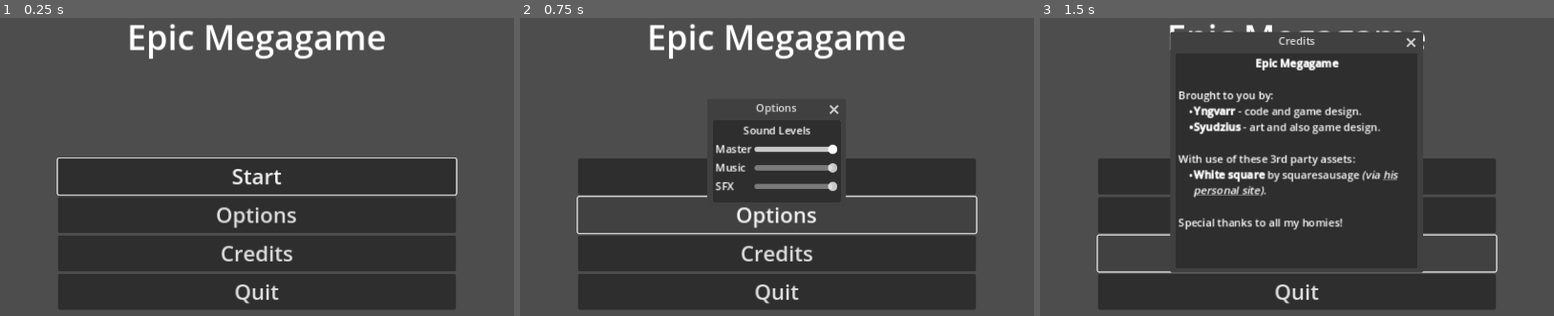
Above: before the commit, frames 1-3 (left to right).
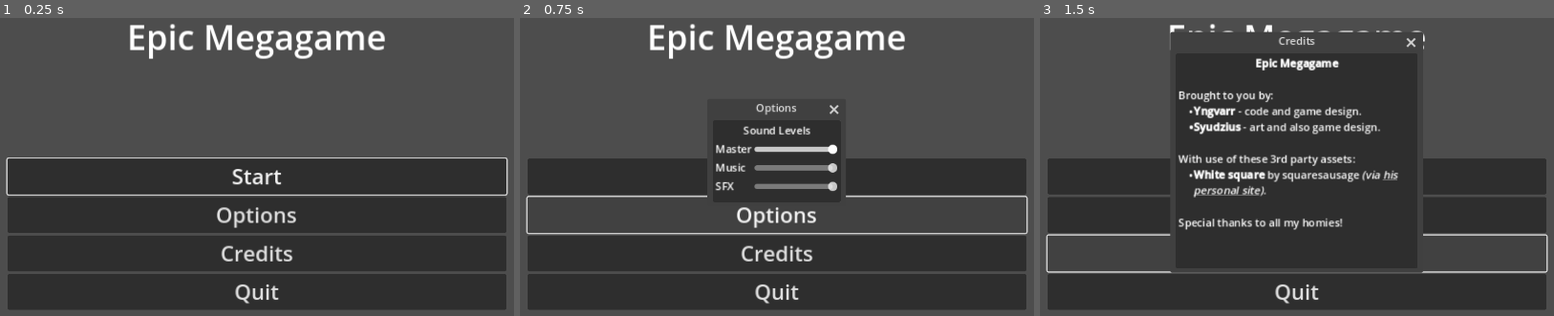
Above: after the commit, the same moments.

Repository: Yngwarr/godot4-template
Game: Godot game, scene res://scenes/MainMenu.tscn
Two runs of this game, one before a commit and one after it. Both use one fixed random seed, a clock stepped at 60 frames per second and the inputs below.
Inputs:
- Up to frame 1 (0.25 s): no input
- Up to frame 2 (0.75 s): click "Options" at 0.5 s
- Up to frame 3 (1.5 s): click "Credits" at 1.25 s

The runs differ from the first frame. In frame 1, 9.4% of the frame differs, in the area x 1-99%, y 46-98%; in frame 2, 7.4%; in frame 3, 7.4%.

Commit message:
added a Game Over screen; also re-layouted other screens because I can

Diff:
--- a/scenes/Game.tscn
+++ b/scenes/Game.tscn
@@ -10,6 +10,7 @@
 [ext_resource type="AudioStream" uid="uid://cd2hwotdnkao1" path="res://sfx/drum.wav" id="7_3ipul"]
 [ext_resource type="Script" path="res://src/Pause.gd" id="8_cpxey"]
 [ext_resource type="Texture2D" uid="uid://bmetb0g61y3bv" path="res://icon.svg" id="8_lyls7"]
+[ext_resource type="Script" path="res://src/GameOverScreen.gd" id="8_yj5hy"]
 
 [sub_resource type="ShaderMaterial" id="ShaderMaterial_v63bu"]
 shader = ExtResource("3_tg1ur")
@@ -19,6 +20,9 @@
 
 [sub_resource type="LabelSettings" id="LabelSettings_sgf64"]
 font_size = 52
+
+[sub_resource type="LabelSettings" id="LabelSettings_syoim"]
+font_size = 28
 
 [sub_resource type="Animation" id="Animation_s7kd2"]
 length = 0.001
@@ -116,7 +120,7 @@
 process_mode = 2
 visible = false
 script = ExtResource("2_xdcds")
-resume_button = NodePath("Menu/Resume")
+resume_button = NodePath("Container/MenuMargin/Menu/Resume")
 options_menu = NodePath("OptionsWindow")
 
 [node name="BackgroundBlur" type="TextureRect" parent="PauseMenu"]
@@ -128,45 +132,50 @@
 grow_vertical = 2
 texture = ExtResource("8_lyls7")
 
-[node name="Header" type="Label" parent="PauseMenu"]
-anchors_preset = 10
-anchor_right = 1.0
-offset_top = 100.0
-offset_bottom = 175.0
-grow_horizontal = 2
+[node name="Container" type="VBoxContainer" parent="PauseMenu"]
+anchors_preset = 15
+anchor_right = 1.0
+anchor_bottom = 1.0
+grow_horizontal = 2
+grow_vertical = 2
+
+[node name="TitleMargin" type="MarginContainer" parent="PauseMenu/Container"]
+layout_mode = 2
+theme_override_constants/margin_top = 100
+
+[node name="Title" type="Label" parent="PauseMenu/Container/TitleMargin"]
+layout_mode = 2
 text = "Paused"
 label_settings = SubResource("LabelSettings_sgf64")
 horizontal_alignment = 1
 
-[node name="Menu" type="VBoxContainer" parent="PauseMenu"]
-anchors_preset = 7
-anchor_left = 0.5
-anchor_top = 1.0
-anchor_right = 0.5
-anchor_bottom = 1.0
-offset_left = -300.0
-offset_top = -324.0
-offset_right = 300.0
-offset_bottom = -100.0
-grow_horizontal = 2
-grow_vertical = 0
-
-[node name="Resume" type="Button" parent="PauseMenu/Menu"]
+[node name="MenuMargin" type="MarginContainer" parent="PauseMenu/Container"]
+layout_mode = 2
+size_flags_vertical = 10
+theme_override_constants/margin_left = 200
+theme_override_constants/margin_right = 200
+theme_override_constants/margin_bottom = 100
+
+[node name="Menu" type="VBoxContainer" parent="PauseMenu/Container/MenuMargin"]
+layout_mode = 2
+size_flags_vertical = 10
+
+[node name="Resume" type="Button" parent="PauseMenu/Container/MenuMargin/Menu"]
 layout_mode = 2
 text = "Resume"
 
-[node name="Options" type="Button" parent="PauseMenu/Menu" node_paths=PackedStringArray("popup")]
+[node name="Options" type="Button" parent="PauseMenu/Container/MenuMargin/Menu" node_paths=PackedStringArray("popup")]
 layout_mode = 2
 text = "Options"
 script = ExtResource("5_k0seo")
-popup = NodePath("../../OptionsWindow")
-
-[node name="QuitToMenu" type="Button" parent="PauseMenu/Menu" node_paths=PackedStringArray("confirm_dialog")]
+popup = NodePath("../../../../OptionsWindow")
+
+[node name="QuitToMenu" type="Button" parent="PauseMenu/Container/MenuMargin/Menu" node_paths=PackedStringArray("confirm_dialog")]
 layout_mode = 2
 text = "Quit to menu"
 script = ExtResource("6_2c0ui")
 next_scene_name = "res://scenes/MainMenu.tscn"
-confirm_dialog = NodePath("../../ConfirmQuit")
+confirm_dialog = NodePath("../../../../ConfirmQuit")
 
 [node name="OptionsWindow" parent="PauseMenu" instance=ExtResource("3_j5m3f")]
 visible = false
@@ -182,6 +191,64 @@
 dialog_autowrap = true
 cancel_button_text = "No"
 
+[node name="GameOverScreen" type="CanvasLayer" parent="."]
+visible = false
+script = ExtResource("8_yj5hy")
+
+[node name="BackgroundBlur" type="TextureRect" parent="GameOverScreen"]
+material = SubResource("ShaderMaterial_v63bu")
+anchors_preset = 15
+anchor_right = 1.0
+anchor_bottom = 1.0
+grow_horizontal = 2
+grow_vertical = 2
+texture = ExtResource("8_lyls7")
+
+[node name="Container" type="VBoxContainer" parent="GameOverScreen"]
+anchors_preset = 15
+anchor_right = 1.0
+anchor_bottom = 1.0
+grow_horizontal = 2
+grow_vertical = 2
+
+[node name="TitleMargin" type="MarginContainer" parent="GameOverScreen/Container"]
+layout_mode = 2
+theme_override_constants/margin_top = 100
+
+[node name="Title" type="Label" parent="GameOverScreen/Container/TitleMargin"]
+layout_mode = 2
+text = "Game Over"
+label_settings = SubResource("LabelSettings_sgf64")
+horizontal_alignment = 1
+
+[node name="FlavorText" type="Label" parent="GameOverScreen/Container"]
+layout_mode = 2
+text = "You won! Or lost. I didn't pay attention..."
+label_settings = SubResource("LabelSettings_syoim")
+horizontal_alignment = 1
+
+[node name="MenuMargin" type="MarginContainer" parent="GameOverScreen/Container"]
+layout_mode = 2
+size_flags_vertical = 10
+theme_override_constants/margin_left = 200
+theme_override_constants/margin_right = 200
+theme_override_constants/margin_bottom = 150
+
+[node name="Menu" type="VBoxContainer" parent="GameOverScreen/Container/MenuMargin"]
+layout_mode = 2
+
+[node name="TryAgain" type="Button" parent="GameOverScreen/Container/MenuMargin/Menu"]
+layout_mode = 2
+text = "Try Again"
+script = ExtResource("6_2c0ui")
+next_scene_name = "res://scenes/Game.tscn"
+
+[node name="QuitToMenu" type="Button" parent="GameOverScreen/Container/MenuMargin/Menu"]
+layout_mode = 2
+text = "Quit to menu"
+script = ExtResource("6_2c0ui")
+next_scene_name = "res://scenes/MainMenu.tscn"
+
 [node name="Pause" type="Node" parent="." node_paths=PackedStringArray("pause_screen")]
 process_mode = 3
 script = ExtResource("8_cpxey")
--- a/scenes/MainMenu.tscn
+++ b/scenes/MainMenu.tscn
@@ -11,52 +11,56 @@
 
 [node name="MainMenu" type="Node2D" node_paths=PackedStringArray("first_to_focus")]
 script = ExtResource("1_62wd7")
-first_to_focus = NodePath("Menu/Menu/Start")
+first_to_focus = NodePath("Menu/Container/MenuMargin/Menu/Start")
 
 [node name="Menu" type="CanvasLayer" parent="."]
 
-[node name="Header" type="Label" parent="Menu"]
-anchors_preset = 10
+[node name="Container" type="VBoxContainer" parent="Menu"]
+anchors_preset = 15
 anchor_right = 1.0
-offset_top = 100.0
-offset_bottom = 175.0
+anchor_bottom = 1.0
 grow_horizontal = 2
+grow_vertical = 2
+
+[node name="TitleMargin" type="MarginContainer" parent="Menu/Container"]
+layout_mode = 2
+theme_override_constants/margin_top = 100
+
+[node name="Title" type="Label" parent="Menu/Container/TitleMargin"]
+layout_mode = 2
 text = "Epic Megagame"
 label_settings = SubResource("LabelSettings_8bkd4")
 horizontal_alignment = 1
 
-[node name="Menu" type="VBoxContainer" parent="Menu"]
-anchors_preset = 7
-anchor_left = 0.5
-anchor_top = 1.0
-anchor_right = 0.5
-anchor_bottom = 1.0
-offset_left = -300.0
-offset_top = -324.0
-offset_right = 300.0
-offset_bottom = -100.0
-grow_horizontal = 2
-grow_vertical = 0
+[node name="MenuMargin" type="MarginContainer" parent="Menu/Container"]
+layout_mode = 2
+size_flags_vertical = 10
+theme_override_constants/margin_left = 200
+theme_override_constants/margin_right = 200
+theme_override_constants/margin_bottom = 100
 
-[node name="Start" type="Button" parent="Menu/Menu"]
+[node name="Menu" type="VBoxContainer" parent="Menu/Container/MenuMargin"]
+layout_mode = 2
+
+[node name="Start" type="Button" parent="Menu/Container/MenuMargin/Menu"]
 layout_mode = 2
 text = "Start"
 script = ExtResource("2_5fb6k")
 next_scene_name = "res://scenes/Game.tscn"
 
-[node name="Options" type="Button" parent="Menu/Menu" node_paths=PackedStringArray("popup")]
+[node name="Options" type="Button" parent="Menu/Container/MenuMargin/Menu" node_paths=PackedStringArray("popup")]
 layout_mode = 2
 text = "Options"
 script = ExtResource("3_pto1d")
-popup = NodePath("../../../OptionsWindow")
+popup = NodePath("../../../../../OptionsWindow")
 
-[node name="Credits" type="Button" parent="Menu/Menu" node_paths=PackedStringArray("popup")]
+[node name="Credits" type="Button" parent="Menu/Container/MenuMargin/Menu" node_paths=PackedStringArray("popup")]
 layout_mode = 2
 text = "Credits"
 script = ExtResource("3_pto1d")
-popup = NodePath("../../../CreditsWindow")
+popup = NodePath("../../../../../CreditsWindow")
 
-[node name="Quit" type="Button" parent="Menu/Menu"]
+[node name="Quit" type="Button" parent="Menu/Container/MenuMargin/Menu"]
 layout_mode = 2
 text = "Quit"
 script = ExtResource("4_kgmp6")
Not shown: 1 places in scenes/Game.tscn that only renumber resources
